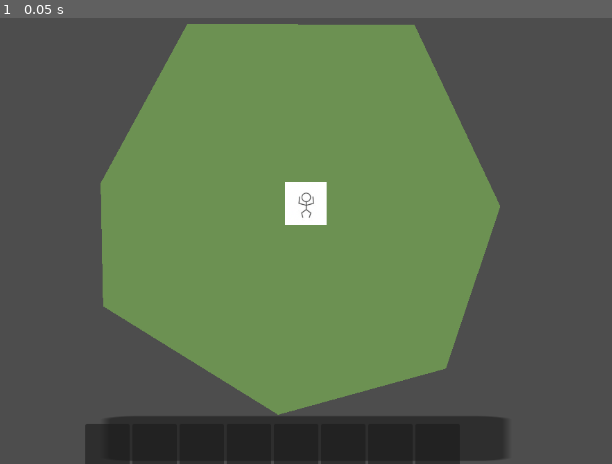
Above: before the commit, frame 1.
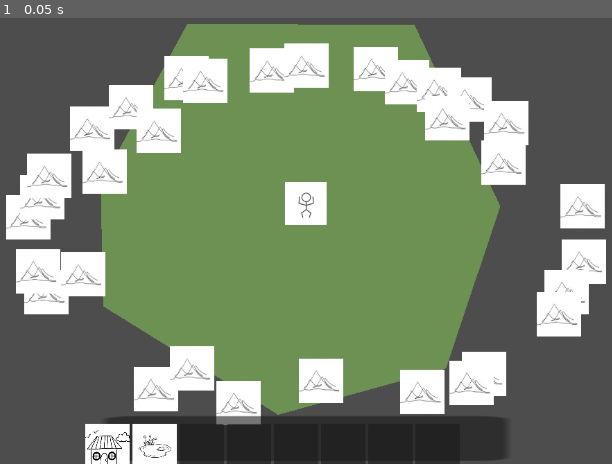
Above: after the commit, the same moment.

Repository: praveenpkg8/HauntedGhost
Game: Godot game, scene res://scenes/haunted_village.tscn
Same seed, same stepped clock (60 frames per second), same inputs: the game is played once before the commit and once after it.
Inputs:
- Up to frame 1 (0.05 s): no input

The runs differ from the first frame. In frame 1, 21% of the frame differs, in the area x 0-100%, y 5-100%.
Error before the commit: Parse Error: Could not find type "BuildGuide" in the current scope. (res://scripts/construct_unit_loader.gd:50)

Commit message:
Modified: resources

Diff:
--- a/construct_unit_resources/house.tres
+++ b/construct_unit_resources/house.tres
@@ -10,4 +10,4 @@
 description = "House for rest and family"
 texture = ExtResource("2_x06d2")
 build_timing = 5.0
-build_guide = {}
+extractable_unit = 0.0
--- a/construct_unit_resources/mountain.tres
+++ b/construct_unit_resources/mountain.tres
@@ -1,6 +1,7 @@
-[gd_resource type="Resource" script_class="ConstructUnit" load_steps=3 format=3 uid="uid://jutn84fyvfa3"]
+[gd_resource type="Resource" script_class="ConstructUnit" load_steps=4 format=3 uid="uid://jutn84fyvfa3"]
 
 [ext_resource type="Script" path="res://scripts/construct_unit.gd" id="1_1lonu"]
+[ext_resource type="Script" path="res://construct_unit_resources/resource_script/build_guide.gd" id="1_amna3"]
 [ext_resource type="Texture2D" uid="uid://dherftsbrvsky" path="res://assets/mountain.png" id="2_10fkl"]
 
 [resource]
@@ -10,4 +11,5 @@
 description = "Mountain Virture"
 texture = ExtResource("2_10fkl")
 build_timing = 5.0
-build_guide = {}
+extractable_unit = 3.0
+build_guide = Array[ExtResource("1_amna3")]([])
--- /dev/null
+++ b/construct_unit_resources/resource_script/build_guide.gd
@@ -0,0 +1,8 @@
+class_name BuildGuide
+extends Resource
+
+@export var name: String
+@export var resource_required: float
+
+func update_resource_required(modified_resource: float):
+	resource_required = modified_resource
--- a/construct_unit_resources/water.tres
+++ b/construct_unit_resources/water.tres
@@ -1,7 +1,13 @@
-[gd_resource type="Resource" script_class="ConstructUnit" load_steps=3 format=3 uid="uid://c54qa4aj5vukf"]
+[gd_resource type="Resource" script_class="ConstructUnit" load_steps=5 format=3 uid="uid://c54qa4aj5vukf"]
 
 [ext_resource type="Script" path="res://scripts/construct_unit.gd" id="1_i6vmn"]
+[ext_resource type="Script" path="res://construct_unit_resources/resource_script/build_guide.gd" id="1_lnj2s"]
 [ext_resource type="Texture2D" uid="uid://h7nj13ydt16t" path="res://assets/pond.png" id="2_2futm"]
+
+[sub_resource type="Resource" id="Resource_ll304"]
+script = ExtResource("1_lnj2s")
+name = "sand"
+resource_required = 7.0
 
 [resource]
 script = ExtResource("1_i6vmn")
@@ -10,6 +16,5 @@
 description = "water resource for various usage"
 texture = ExtResource("2_2futm")
 build_timing = 5.0
-build_guide = {
-"sand": 3.0
-}
+extractable_unit = 12.0
+build_guide = Array[ExtResource("1_lnj2s")]([SubResource("Resource_ll304")])
